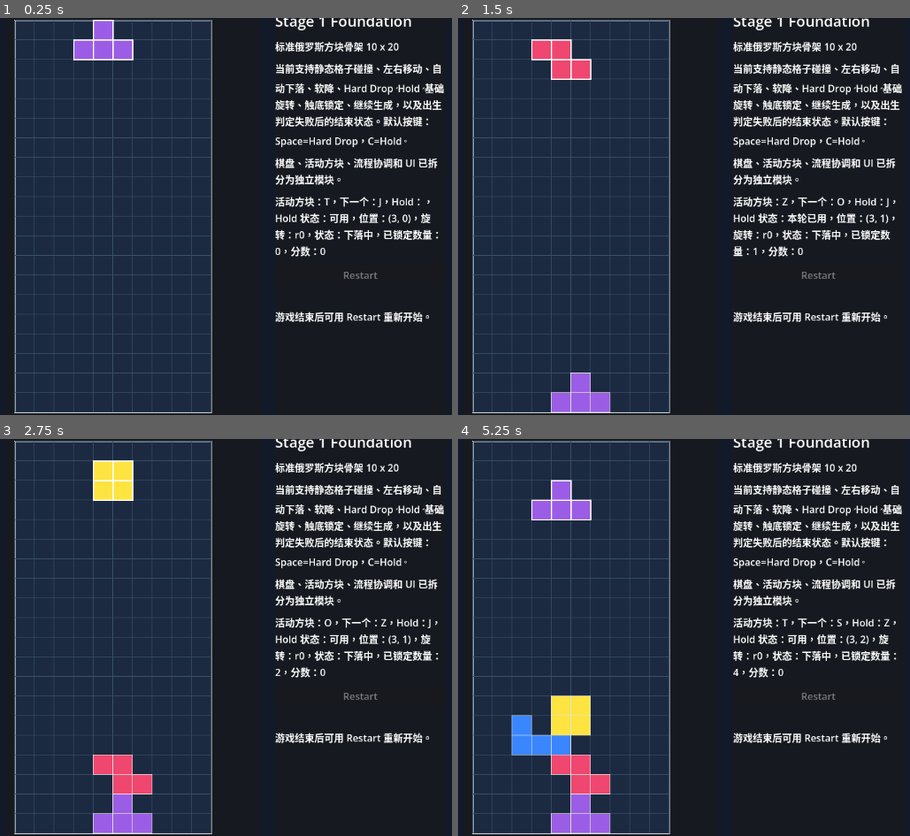
Above: before the commit, frames 1-4 (two rows, left to right).
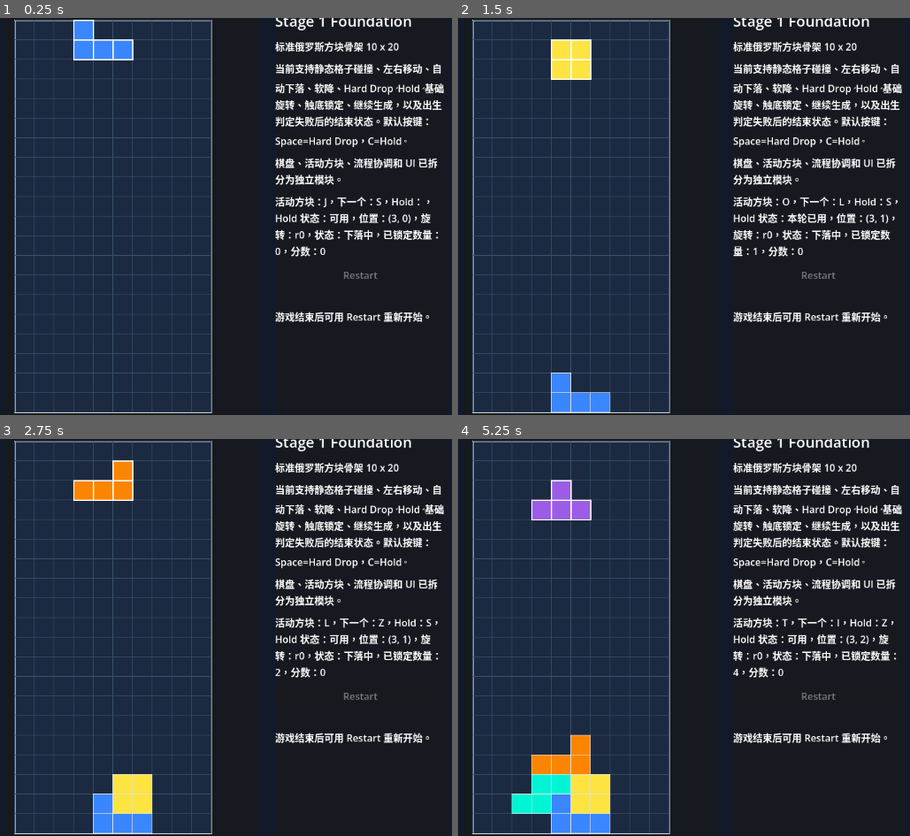
Above: after the commit, the same moments.

Repository: Drew-Z/game-first-tetris
Game: Godot game, scene res://scenes/main/main.tscn
The game is run twice, just before and just after one commit, with the same random seed, the same clock (stepped at 60 frames per second) and the same inputs.
Inputs:
- Up to frame 1 (0.25 s): no input
- Up to frame 2 (1.5 s): tap Enter at 0.5 s; hold Right (ui_right) 0.53-1.28 s; hold Space (hard_drop) 0.53-1.28 s; hold Down (ui_down) from 1.28 s (still down); tap C (hold) at 1.35 s
- Up to frame 3 (2.75 s): release Down (ui_down) at 2.03 s; hold Right (ui_right) from 2.03 s (still down); hold Space (hard_drop) from 2.03 s (still down)
- Up to frame 4 (5.25 s): release Right (ui_right) at 2.78 s; release Space (hard_drop) at 2.78 s; hold Up (ui_up) 2.78-3.53 s; tap C (hold) at 2.85, 4.35 s; hold Space (hard_drop) 3.53-4.28 s; hold Left (ui_left) 3.53-5.03 s; hold Down (ui_down) from 5.03 s (still down); hold Space (hard_drop) from 5.03 s (still down)

The runs differ from the first frame. In frame 1, 1.2% of the frame differs, in the area x 16-96%, y 0-48%; in frame 2, 2.3%; in frame 3, 3.4%; in frame 4, 5.3%, in the area x 11-97%, y 45-100%.

Commit message:
feat(stage-2): add minimal 7-bag piece generation

Diff:
--- a/scripts/game/game_manager.gd
+++ b/scripts/game/game_manager.gd
@@ -14,6 +14,7 @@
 var active_piece_state = null
 var next_piece_id: StringName = &""
 var hold_piece_id: StringName = &""
+var piece_bag: Array[StringName] = []
 var gravity_timer: float = 0.0
 var is_piece_falling: bool = false
 var is_game_over: bool = false
@@ -62,6 +63,7 @@
 	is_game_over = false
 	locked_piece_count = 0
 	score = 0
+	next_piece_id = _draw_next_piece_id()
 	_spawn_new_active_piece()
 	_sync_ui()
 
@@ -268,6 +270,7 @@
 	active_piece_state = null
 	next_piece_id = &""
 	hold_piece_id = &""
+	piece_bag.clear()
 	is_piece_falling = false
 	gravity_timer = 0.0
 	can_hold_current_piece = true
@@ -287,12 +290,15 @@
 
 
 func _draw_next_piece_id() -> StringName:
-	var piece_ids: Array[StringName] = TetrominoData.get_piece_ids()
-	if piece_ids.is_empty():
+	if piece_bag.is_empty():
+		_refill_piece_bag()
+
+	if piece_bag.is_empty():
 		return initial_piece_id
 
-	var next_index := piece_rng.randi_range(0, piece_ids.size() - 1)
-	return piece_ids[next_index]
+	var next_piece: StringName = piece_bag[0]
+	piece_bag.remove_at(0)
+	return next_piece
 
 
 func _spawn_piece_from_id(
@@ -331,3 +337,13 @@
 
 	if active_piece.has_method("spawn_piece"):
 		active_piece.call("spawn_piece", active_piece_state)
+
+
+func _refill_piece_bag() -> void:
+	var remaining_piece_ids: Array[StringName] = TetrominoData.get_piece_ids()
+	piece_bag.clear()
+
+	while not remaining_piece_ids.is_empty():
+		var next_index := piece_rng.randi_range(0, remaining_piece_ids.size() - 1)
+		piece_bag.append(remaining_piece_ids[next_index])
+		remaining_piece_ids.remove_at(next_index)
Not shown, changed: README.md
Not shown, changed: docs/task-board.md
Not shown, changed: docs/test-checklist.md
